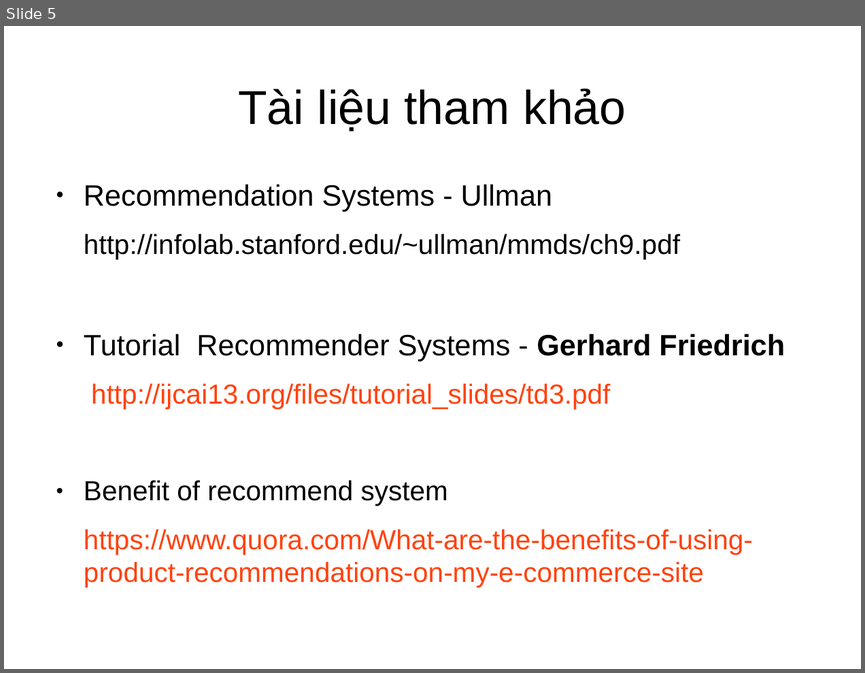
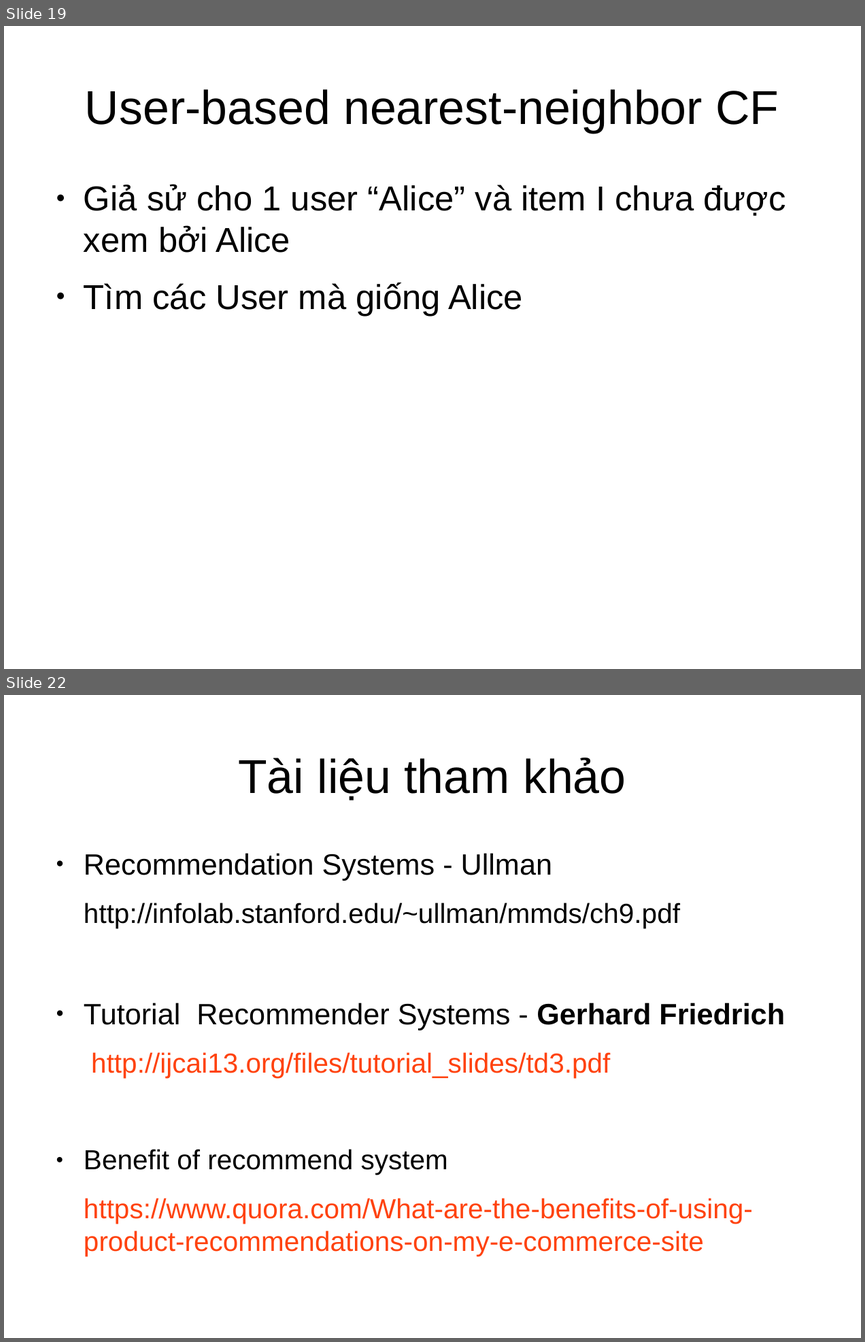
Before and after one commit to dungyeutrang/document, a slide deck: RS.odp. Shown one above the other, each under a label of ours: slide 5 before the commit, slides 19 and 22 after it; the slides between them are not shown. The pictures are 865x673 and 865x1342 pixels, drawn with LibreOffice and Linux fonts; fonts in the diff are those of the drawing. Boxes give left, top, right and bottom in pixels: in the first picture for what was removed or moved away, otherwise in the second. Text is boxed around its words. In the diff, an @@ line names an element or a change of style, - is before the commit and + after.

```diff
--- a/RS.odp
+++ b/RS.odp
@@ slide 19 added at [4, 26, 861, 669], background #FFFFFF @@
@@ title added at [85, 89, 779, 133], 44 pt, text #000000 @@
+User‐based nearest‐neighbor CF
@@ text added at [84, 184, 786, 316], 32 pt, text #000000 @@
+● Giả sử cho 1 user “Alice” và item I chưa được xem bởi Alice
+● Tìm các User mà giống Alice
@@ what was slide 5 is now slide 22 @@
```
Also in this commit, not shown: 1 slide changed, 17 other slides added, 1 slide removed, 1 other file.
